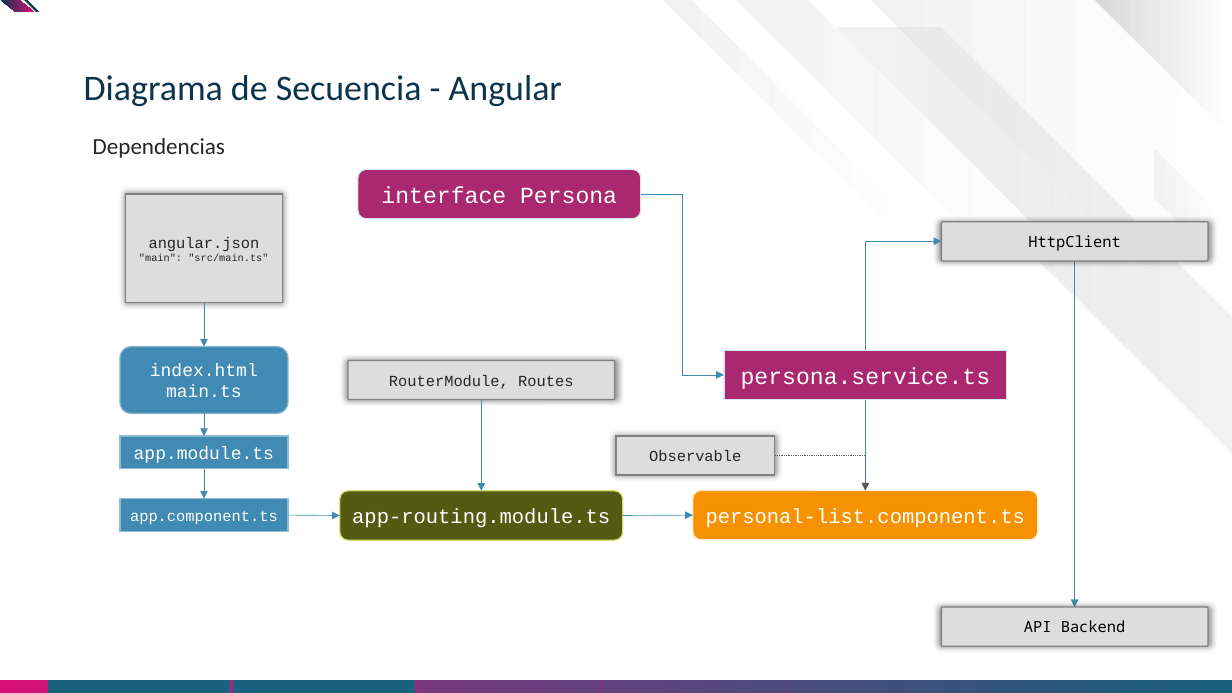
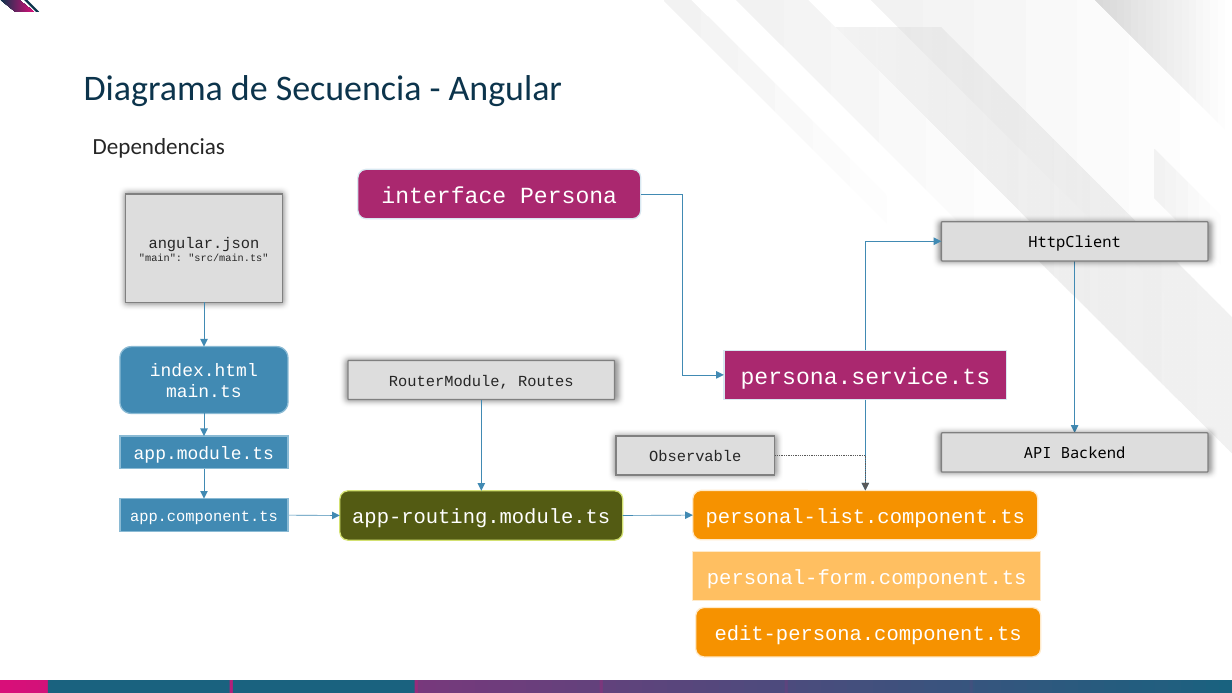
Before and after one commit to fararoni/curso.mean, a slide deck: slide 2 of Guía/MEAN Stack - Módulo 09. Front-End Dashboad.pptx. Drawn at 1232x693 pixels with LibreOffice and Linux fonts; fonts in the diff are those of the drawing; background and template pictures are left out. Boxes give left, top, right and bottom in pixels: in the first picture for what was removed or moved away, otherwise in the second. Text is boxed around its words. In the diff, an @@ line names an element or a change of style, - is before the commit and + after.

```diff
--- a/Guía/MEAN Stack - Módulo 09. Front-End Dashboad.pptx
+++ b/Guía/MEAN Stack - Módulo 09. Front-End Dashboad.pptx
@@ elbow arrow moved from (1075, 261) - (1075, 607) to (1075, 261) - (1075, 433) @@
@@ rounded rectangle "API Backend": place and size @@
-rounded rectangle "API Backend" at (942,607,1209,646)
+rounded rectangle "API Backend" at (942,433,1209,471)
@@ rectangle added at (693,552,1042,601), fill #FFBF61, outline #FFEACA 1 pt, 16 pt, text #FFFFFF @@
+personal-form.component.ts
@@ rounded rectangle added at (696,607,1041,656), fill #F69200, outline #FFEACA 1 pt, 16 pt, text #FFFFFF @@
+edit-persona.component.ts
```
Also in this commit, not shown: 1 other slide changed.
